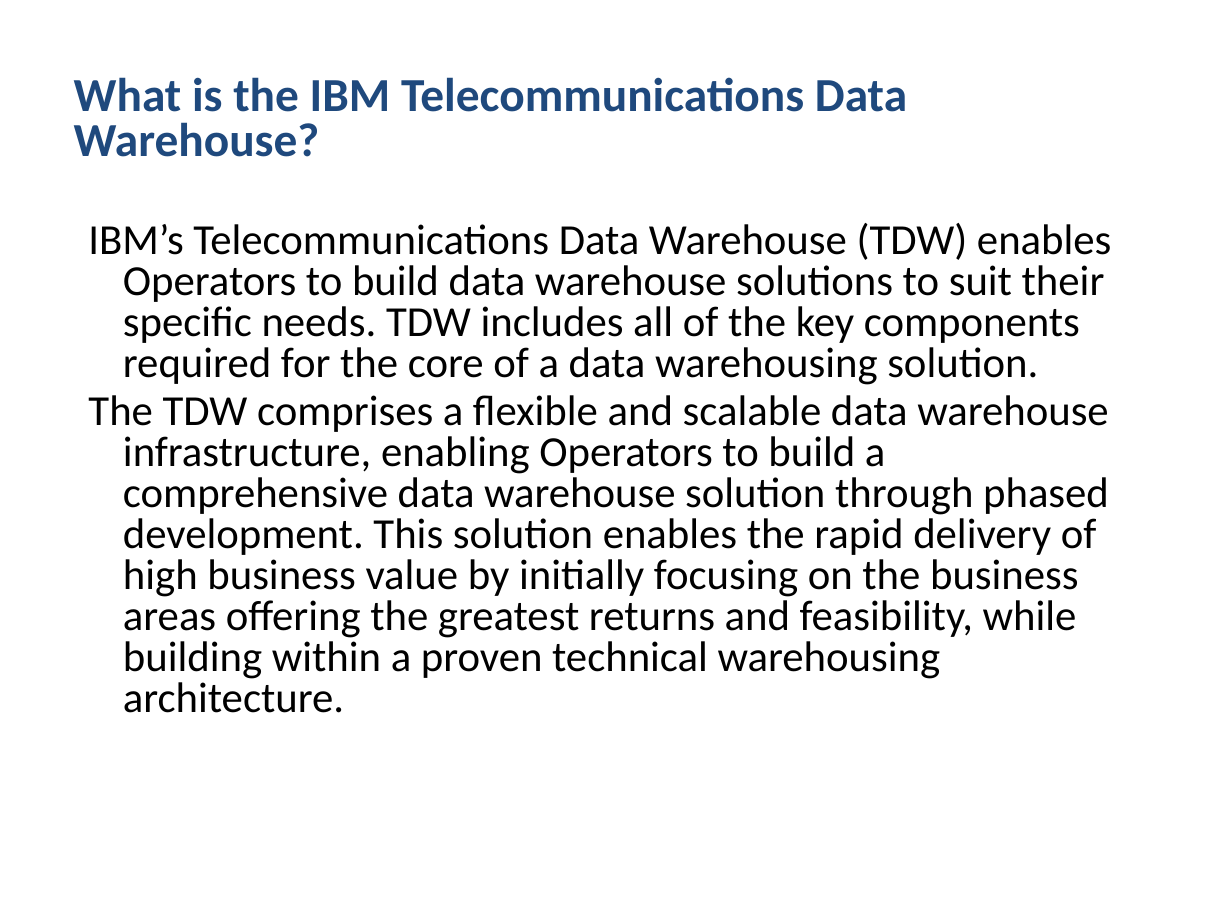
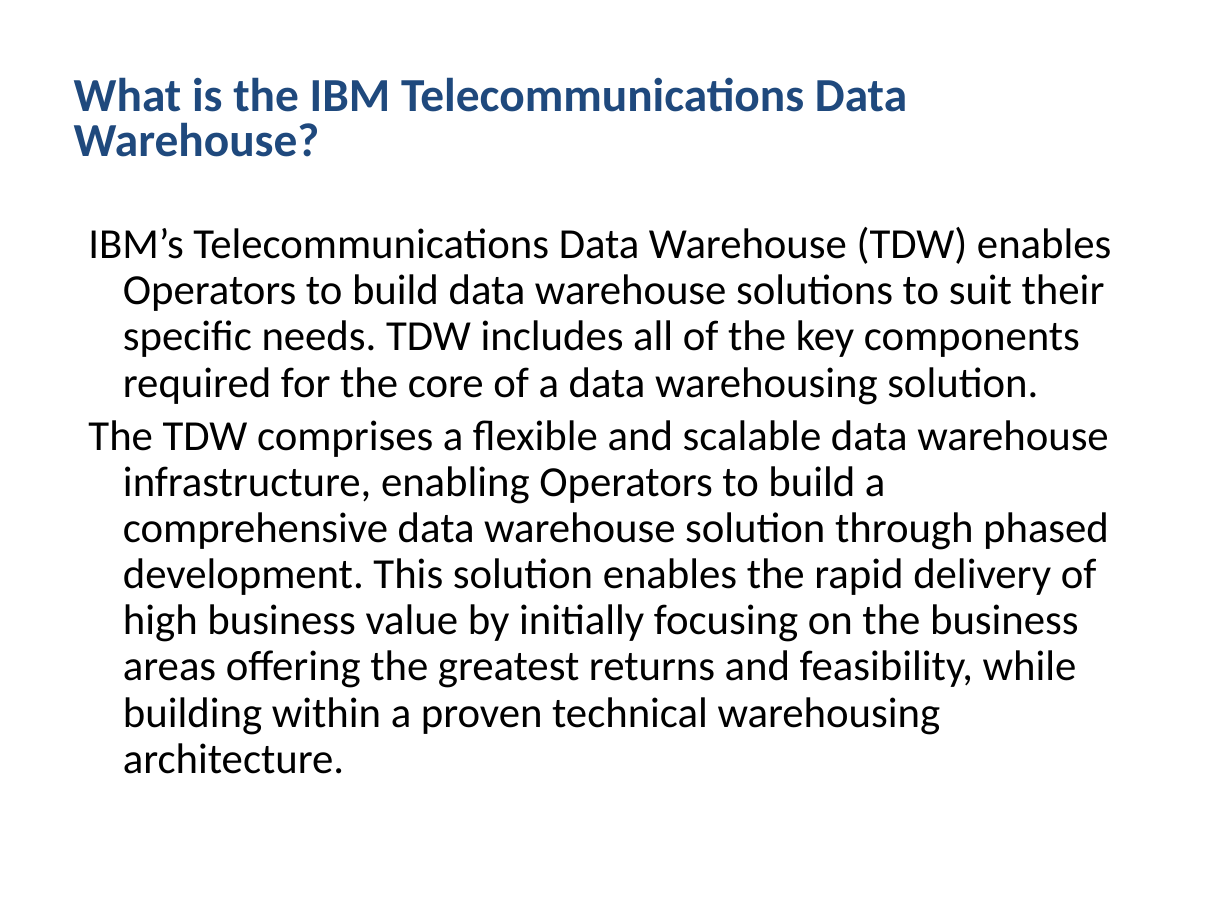
Before and after one commit to passzenith/passzenithproject, a slide deck: slide 35 of DW/Telecommunications and Utilities.pptx (slide 33 before the commit). Drawn at 1232x924 pixels with LibreOffice and Linux fonts; fonts in the diff are those of the drawing. Boxes give left, top, right and bottom in pixels: in the first picture for what was removed or moved away, otherwise in the second. Text is boxed around its words. In the diff, an @@ line names an element or a change of style, - is before the commit and + after.

```diff
--- a/DW/Telecommunications and Utilities.pptx
+++ b/DW/Telecommunications and Utilities.pptx
@@ text "IBM’s Telecommunications Data Warehouse (TDW) ..." at [88, 227, 1111, 774]: line spacing 0.8 to 0.9 @@
```
Also in this commit, not shown: 2 slides added.
